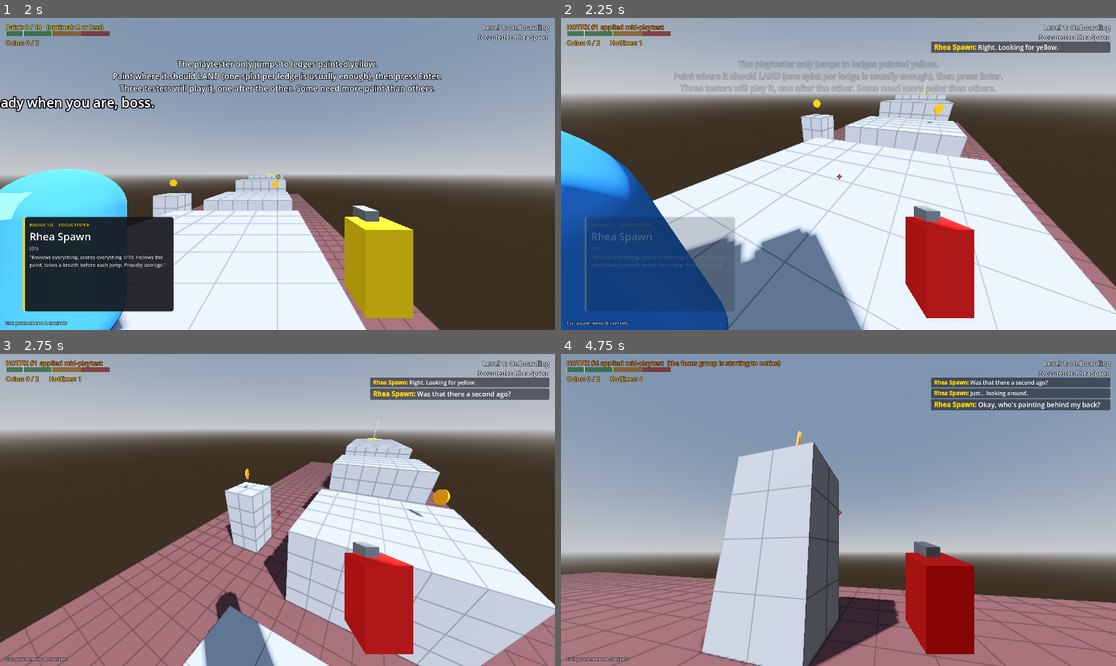
Above: before the commit, frames 1-4 (two rows, left to right).
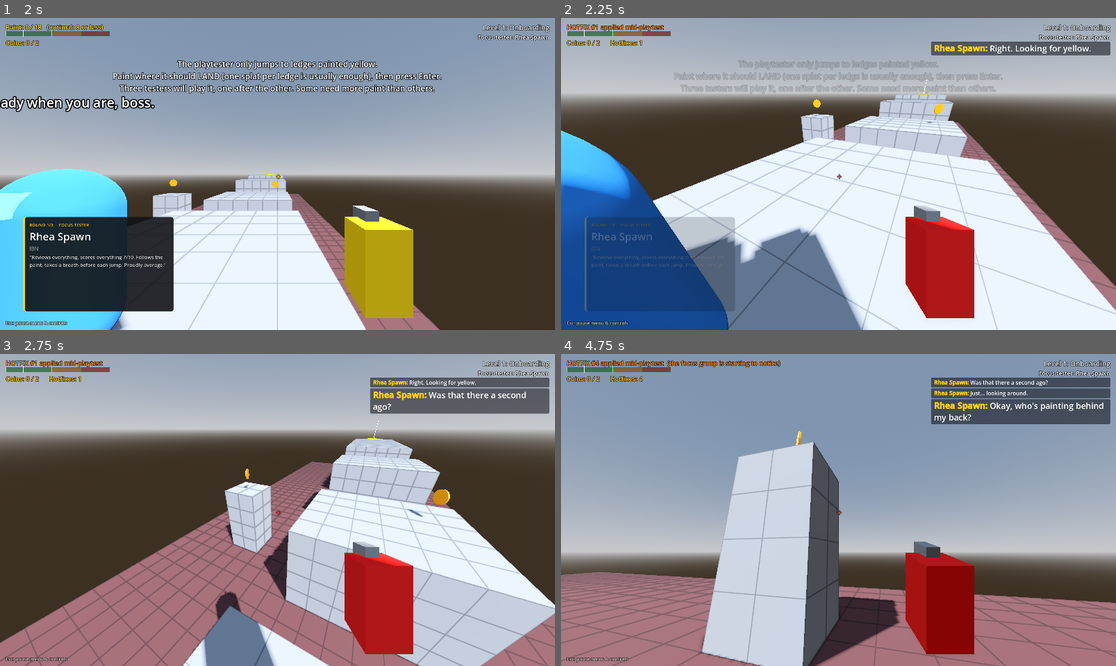
Above: after the commit, the same moments.

Repository: RSghr/yellow-paint
Game: Godot game, scene res://level_select.tscn
Same seed, same stepped clock (60 frames per second), same inputs: the game is played once before the commit and once after it.
Inputs (mouse positions are in pixels of both pictures, inside the frame that each line leads up to):
- Up to frame 1 (2 s): click "Accept & grab the paint" at 0.5 s; click "Start session" at 1.25 s
- Up to frame 2 (2.25 s): tap Enter (start_test) at 2 s; move the mouse to (866, 174) at 2.02 s; hold W (move_forward) from 2.03 s (still down); hold Backspace (clear_paint) from 2.03 s (still down); click (866, 174) at 2.17 s
- Up to frame 3 (2.75 s): keep holding W (move_forward); keep holding Backspace (clear_paint); tap Space (jump) at 2.27 s
- Up to frame 4 (4.75 s): move the mouse to (810, 510) at 2.77 s; release Backspace (clear_paint) at 2.78 s; tap Z (lock_mouse) at 2.85 s; tap Space (jump) at 3.02 s; move the mouse to (894, 441) at 3.52 s; release W (move_forward) at 3.53 s; hold D (move_right) 3.53-4.25 s; hold N (next_level) 3.53-4.25 s; drag from (810, 572) to (672, 463) at 4.27 s

Frame 1 is identical in both runs. In frame 2, 0.6% of the frame differs, in the area x 66-99%, y 8-13%; in frame 3, 1.8%; in frame 4, 1.9%, in the area x 66-99%, y 15-23%.

Commit message:
changed newest_scale to 1.5

Diff:
--- a/project.godot
+++ b/project.godot
@@ -102,7 +102,8 @@
 }
 toggle_tester_card={
 "deadzone": 0.2,
-"events": [Object(InputEventKey,"resource_local_to_scene":fa …(210 unchanged characters)… "location":0,"echo":false,"script":null)]
+"events": [Object(InputEventKey,"resource_local_to_scene":fa …(210 unchanged characters)… "location":0,"echo":false,"script":null)
+]
 }
 toggle_ai_debug={
 "deadzone": 0.2,
--- a/speech_feed.gd
+++ b/speech_feed.gd
@@ -11,7 +11,7 @@
 @export var line_life := 6.0  ## Seconds a line stays before fading out.
 @export var width := 620.0
 @export var font_size := 19
-@export var newest_scale := 1.2  ## Size of the latest line relative to the others.
+@export var newest_scale := 1.5  ## Size of the latest line relative to the others.
 
 var _box: VBoxContainer
 
Not shown, changed: docs/LEVEL_DESIGN.md
